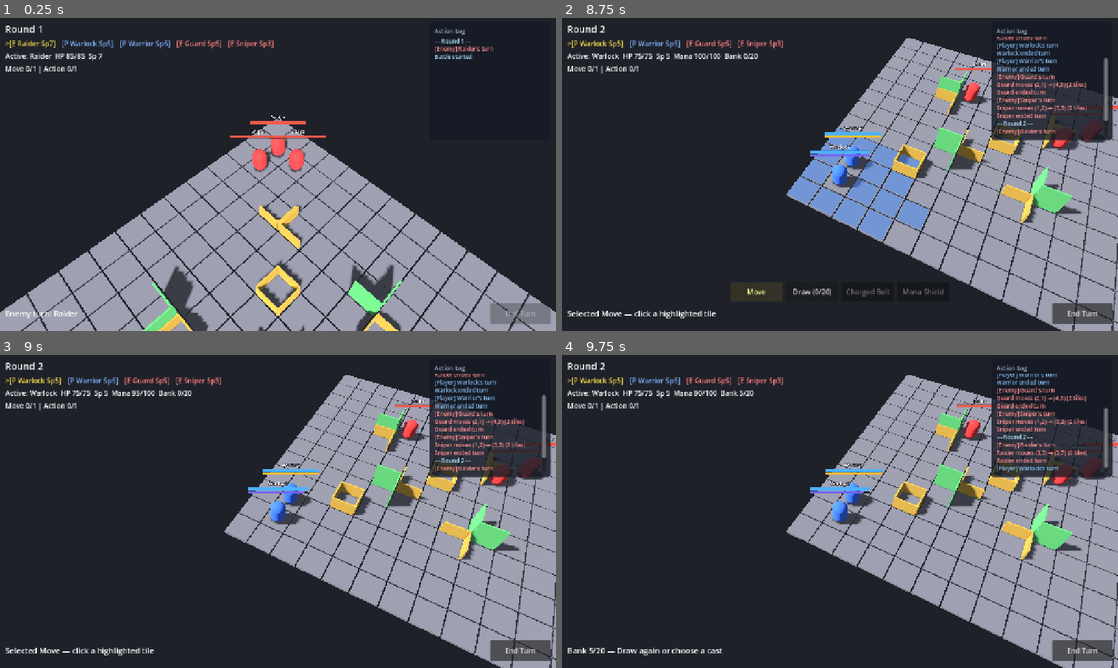
Above: before the commit, frames 1-4 (two rows, left to right).
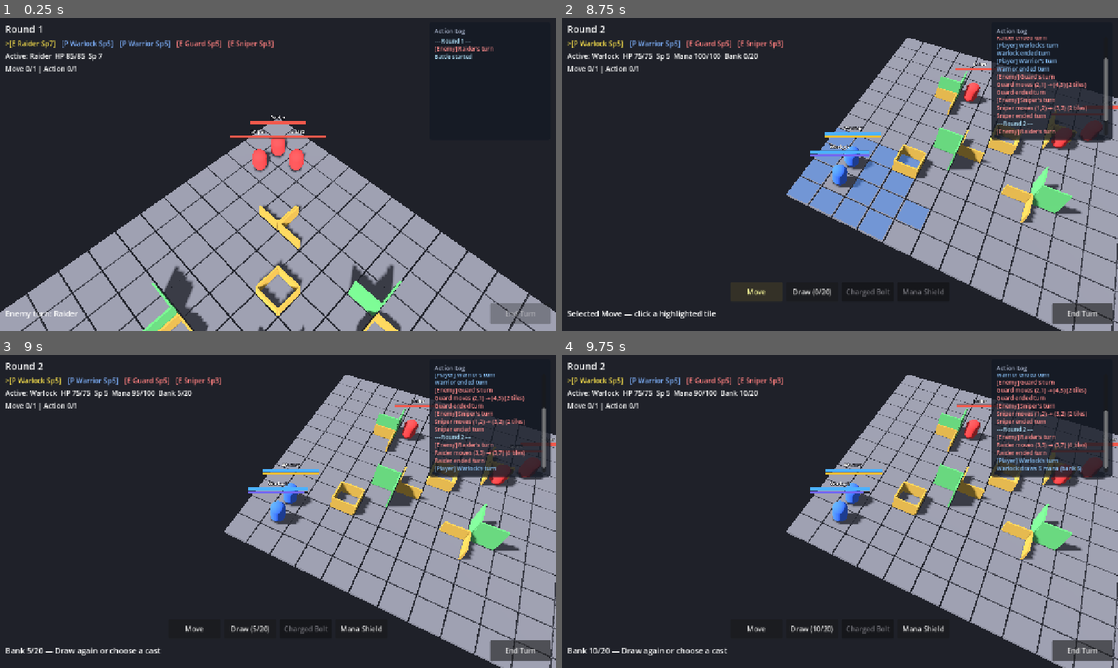
Above: after the commit, the same moments.

Repository: jabber484/battlechess-godot
Game: Godot game, scene res://scenes/battle/Battle.tscn
Two runs of this game, one before a commit and one after it. Both use one fixed random seed, a clock stepped at 60 frames per second and the inputs below.
Inputs (mouse positions are in pixels of both pictures, inside the frame that each line leads up to):
- Up to frame 1 (0.25 s): no input
- Up to frame 2 (8.75 s): move the mouse to (962, 158) at 0.52 s; hold S (camera_pan_back) 0.53-1.25 s; click (962, 158) at 0.67 s; click "End Turn" at 1.25 s; click "Move" at 2 s; click "Melee" at 2.75 s; click "Reckless" at 3.5 s; click "End Turn" at 4.25 s; move the mouse to (728, 190) at 5.02 s; tap W (camera_pan_forward) at 5.1 s; click (728, 190) at 5.17 s; move the mouse to (895, 105) at 5.77 s; hold A (camera_pan_left) 5.78-6.53 s; click (895, 105) at 5.92 s; move the mouse to (812, 237) at 6.52 s; tap D (camera_pan_right) at 6.6 s; click (812, 237) at 6.67 s; move the mouse to (1006, 221) at 7.27 s; hold Q (camera_rotate_left) 7.28-8 s; click (1006, 221) at 7.42 s; click "Move" at 8 s
- Up to frame 3 (9 s): click "Draw (0/20)" at 8.75 s
- Up to frame 4 (9.75 s): click "Draw (5/20)" at 9.5 s

Frames 1-2 are identical in both runs. In frame 3, 2.3% of the frame differs, in the area x 1-99%, y 6-96%; in frame 4, 2.3%, in the area x 4-99%, y 6-96%.

Commit message:
Update Warlock Charged Bolt damage mechanics and enhance documentation
- Increased the default `damage_per_mana` from 1.0 to 2.0, improving damage output for the Charged Bolt ability.
- Adjusted related documentation to reflect the new damage calculations and their implications for gameplay strategy.
- Modified the timer duration in the battle presenter for enhanced draw execution feedback, improving player experience during combat scenarios.

Diff:
--- a/scripts/abilities/warlock_charged_bolt_ability_data.gd
+++ b/scripts/abilities/warlock_charged_bolt_ability_data.gd
@@ -5,7 +5,7 @@
 
 @export var mana_cost: int = 5
 @export var overload_threshold: int = 15
-@export var damage_per_mana: float = 1.0
+@export var damage_per_mana: float = 2.0
 @export var overload_damage_mult: float = 1.5
 
 var overload_unlocked: bool = false
--- a/scripts/battle/battle_presenter.gd
+++ b/scripts/battle/battle_presenter.gd
@@ -234,7 +234,7 @@
 	var amount := int(execution.get("draw_amount", 0))
 	execution["present"] = func() -> void:
 		focus_grid_pos(unit.grid_pos)
-		await _host.get_tree().create_timer(0.5).timeout
+		await _host.get_tree().create_timer(0.18).timeout
 	if _battle_ui:
 		var prior_complete: Callable = execution.get("complete", Callable())
 		execution["complete"] = func() -> void:
Not shown, changed: docs/warlock.md
